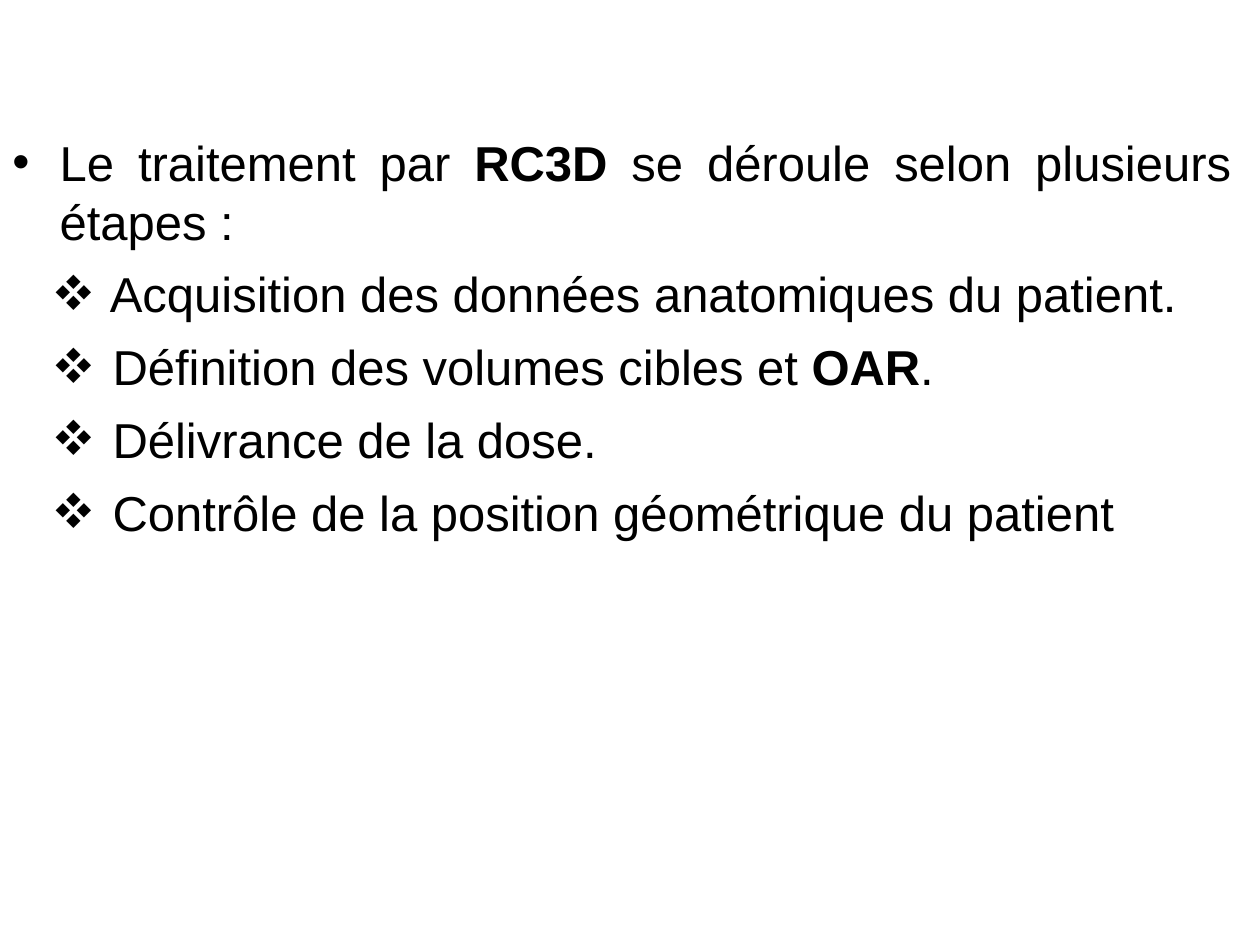
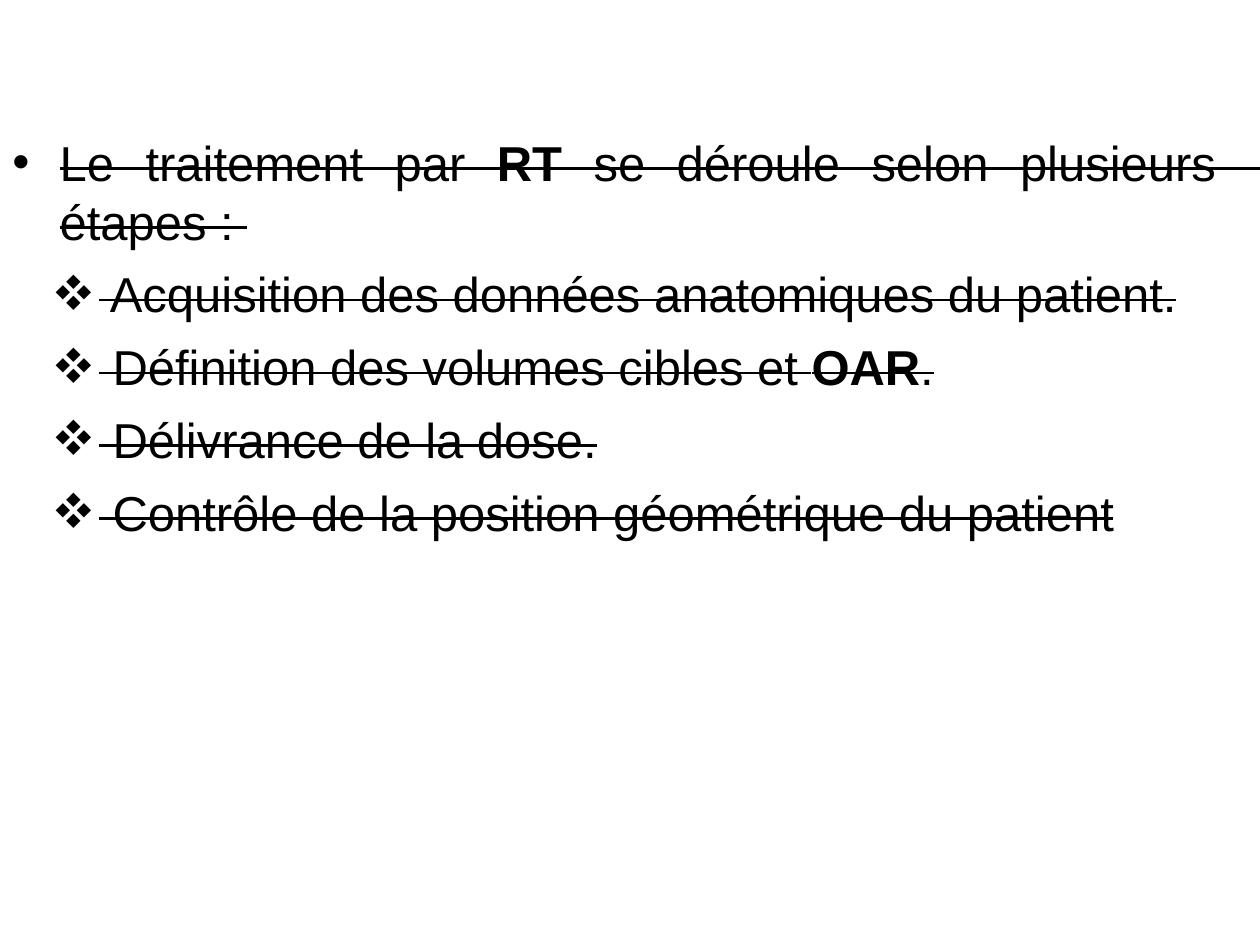
Before and after one commit to ay-learn/RT-ORL, a slide deck: slide 18 of power-point/biophysique.pptx (slide 10 before the commit). Drawn at 1260x945 pixels with LibreOffice and Linux fonts; fonts in the diff are those of the drawing; background and template pictures are left out. Boxes give left, top, right and bottom in pixels: in the first picture for what was removed or moved away, otherwise in the second. Text is boxed around its words. In the diff, an @@ line names an element or a change of style, - is before the commit and + after.

```diff
--- a/power-point/biophysique.pptx
+++ b/power-point/biophysique.pptx
@@ text at box(60, 145, 1216, 250): text changed @@
-• Le traitement par RC3D se déroule selon plusieurs étapes :
+• Le traitement par RT se déroule selon plusieurs étapes :
@@ text at box(110, 276, 1177, 541): strikethrough on in "Acquisition des données anatomiques du patient.", "Définition des volumes cibles et OAR.", "Délivrance de la dose.", "Contrôle de la position géométrique du patient" @@
```
Also in this commit, not shown: 12 other slides changed, 1 slide added, 2 slides removed.
